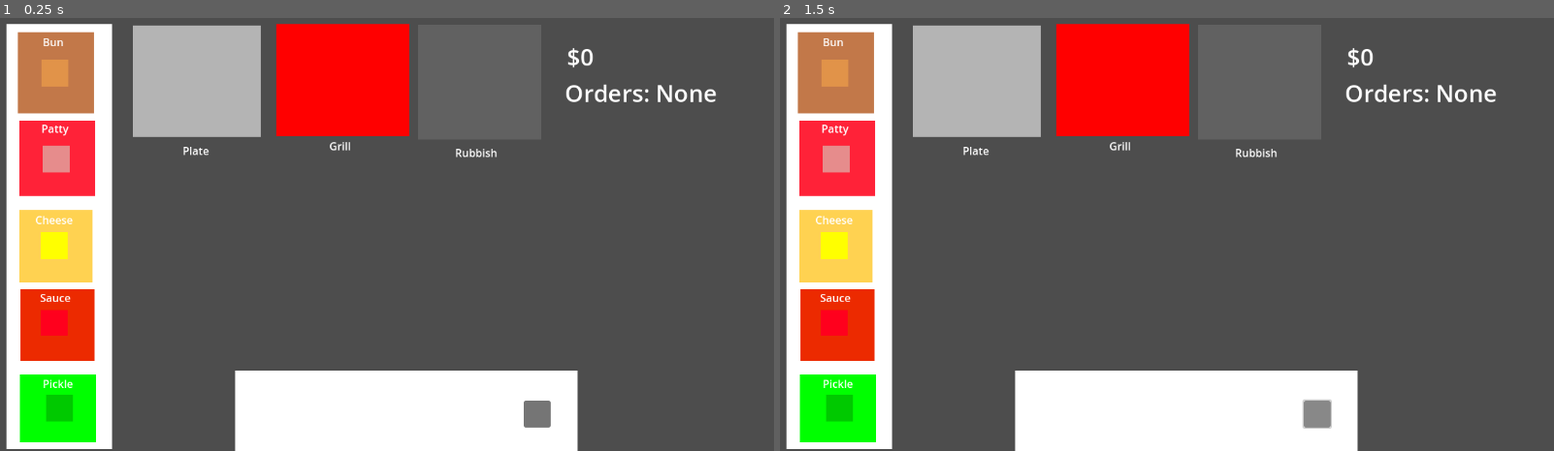
Above: before the commit, frames 1-2 (left to right).
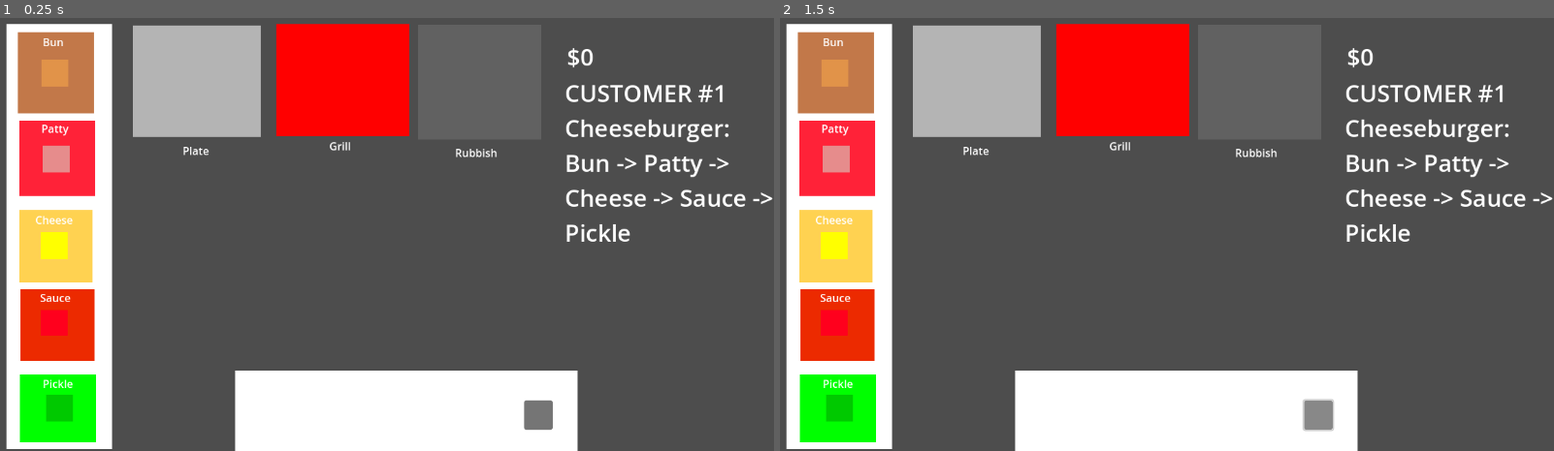
Above: after the commit, the same moments.

Repository: MooseGamerL/BananaPants
Game: Godot game, scene res://Scenes/main.tscn
The game is run twice, just before and just after one commit, with the same random seed, the same clock (stepped at 60 frames per second) and the same inputs.
Inputs (mouse positions are in pixels of both pictures, inside the frame that each line leads up to; where the layout moved, square brackets give the same spot in the first picture):
- Up to frame 1 (0.25 s): no input
- Up to frame 2 (1.5 s): click (1321, 416) [1314, 412] at 0.5 s; click (1321, 416) [1314, 412] at 1.25 s

The runs differ from the first frame. In frame 1, 1.8% of the frame differs, in the area x 67-100%, y 15-96%; in frame 2, 1.8%.

Commit message:
v1.9
added fixed order and resetting order

Diff:
--- a/Scenes/Main.gd
+++ b/Scenes/Main.gd
@@ -10,11 +10,13 @@
 
 @onready var plate: Plate = $Plate/Plate
 @onready var patty = $"Bins/Patty Bin/Patty"
+@onready var serve_button: Button = $"Counter/Serve Button"
 @onready var money_label: Label = $"Money Label"
-@onready var serve_button: Button = $ServeButton
-@onready var result_label: Label = $ResultLabel
+@onready var result_label: Label = $"Result Label"
+@onready var order_label: Label = $"Order Label"
 
 var money := 0
+var customer := 1
 var order_start_ms := 0
 
 func _ready() -> void:
@@ -25,6 +27,11 @@
 		print("connecting")
 		item.wasted.connect(on_item_wasted)
 	update_money()
+	start_order()
+
+func start_order() -> void:
+	order_label.text = "CUSTOMER #%d\nCheeseburger:\nBun -> Patty -> \nCheese -> Sauce -> \nPickle" % customer
+	order_start_ms = Time.get_ticks_msec()
 
 func on_item_wasted(cost: int) -> void:
 	money = max(0, money - cost)
@@ -41,6 +48,10 @@
 	var payout := score_order(patty.top_state, patty.bottom_state, stack, elapsed)
 	money += payout
 	update_money()
+	customer += 1
+	get_tree().call_group("draggables", "reset")
+	plate.new_round()
+	start_order()
 
 func update_money() -> void:
 	money_label.text = "$%d" % money
--- a/Scenes/main.tscn
+++ b/Scenes/main.tscn
@@ -6,10 +6,12 @@
 [ext_resource type="Script" uid="uid://bu1pdq377gy5n" path="res://Scripts/Plate.gd" id="2_8gbba"]
 [ext_resource type="Script" uid="uid://dwnfy5sy227wb" path="res://Scripts/Ingredient.gd" id="4_jjvhh"]
 
+[sub_resource type="RectangleShape2D" id="RectangleShape2D_8gbba"]
+
 [sub_resource type="RectangleShape2D" id="RectangleShape2D_jjgbg"]
 size = Vector2(198, 167)
 
-[sub_resource type="RectangleShape2D" id="RectangleShape2D_8gbba"]
+[sub_resource type="RectangleShape2D" id="RectangleShape2D_344ge"]
 
 [sub_resource type="RectangleShape2D" id="RectangleShape2D_jjvhh"]
 
@@ -20,11 +22,34 @@
 [sub_resource type="RectangleShape2D" id="RectangleShape2D_6bp64"]
 
 [sub_resource type="RectangleShape2D" id="RectangleShape2D_21xkr"]
-
-[sub_resource type="RectangleShape2D" id="RectangleShape2D_344ge"]
 
 [node name="Main" type="Node2D"]
 script = ExtResource("1_kry3j")
+
+[node name="Plate" type="ColorRect" parent="."]
+offset_left = 199.0
+offset_top = 14.0
+offset_right = 389.0
+offset_bottom = 180.0
+color = Color(0.707967, 0.707967, 0.707967, 1)
+
+[node name="Plate" type="Area2D" parent="Plate"]
+position = Vector2(95.065, 82.725)
+scale = Vector2(9.49, 8.3)
+script = ExtResource("2_8gbba")
+type = 1
+
+[node name="CollisionShape2D" type="CollisionShape2D" parent="Plate/Plate"]
+shape = SubResource("RectangleShape2D_8gbba")
+
+[node name="Label" type="Label" parent="Plate"]
+layout_mode = 0
+offset_left = 74.0
+offset_top = 175.0
+offset_right = 114.0
+offset_bottom = 224.0
+text = "Plate
+"
 
 [node name="Grill" type="ColorRect" parent="."]
 offset_left = 412.0
@@ -49,29 +74,29 @@
 text = "Grill
 "
 
-[node name="Plate" type="ColorRect" parent="."]
-offset_left = 199.0
-offset_top = 14.0
-offset_right = 389.0
-offset_bottom = 180.0
-color = Color(0.707967, 0.707967, 0.707967, 1)
-
-[node name="Plate" type="Area2D" parent="Plate"]
-position = Vector2(95.065, 82.725)
-scale = Vector2(9.49, 8.3)
-script = ExtResource("2_8gbba")
-type = 1
-
-[node name="CollisionShape2D" type="CollisionShape2D" parent="Plate/Plate"]
-shape = SubResource("RectangleShape2D_8gbba")
-
-[node name="Label" type="Label" parent="Plate"]
-layout_mode = 0
-offset_left = 74.0
-offset_top = 175.0
-offset_right = 114.0
-offset_bottom = 224.0
-text = "Plate
+[node name="Rubbish" type="ColorRect" parent="."]
+offset_left = 623.0
+offset_top = 13.0
+offset_right = 806.0
+offset_bottom = 184.0
+color = Color(0.381703, 0.381703, 0.381703, 1)
+
+[node name="Rubbish" type="Area2D" parent="Rubbish"]
+position = Vector2(91.61, 85.545)
+scale = Vector2(9.15, 8.55)
+script = ExtResource("1_bo1nx")
+type = 2
+
+[node name="CollisionShape2D" type="CollisionShape2D" parent="Rubbish/Rubbish"]
+shape = SubResource("RectangleShape2D_344ge")
+
+[node name="Label" type="Label" parent="Rubbish"]
+layout_mode = 0
+offset_left = 55.0
+offset_top = 179.0
+offset_right = 118.0
+offset_bottom = 228.0
+text = "Rubbish
 "
 
 [node name="Bins" type="ColorRect" parent="."]
@@ -253,6 +278,20 @@
 offset_right = 829.0
 offset_bottom = 646.0
 scale = Vector2(1.0657, 1.09005)
+
+[node name="Serve Button" type="Button" parent="Counter"]
+offset_left = 402.552
+offset_top = 41.2825
+offset_right = 442.552
+offset_bottom = 81.2825
+
+[node name="Order Label" type="Label" parent="."]
+offset_left = 841.0
+offset_top = 90.0
+offset_right = 1109.0
+offset_bottom = 303.0
+theme_override_font_sizes/font_size = 35
+text = "Orders: None"
 
 [node name="Money Label" type="Label" parent="."]
 offset_left = 844.0
@@ -263,48 +302,9 @@
 text = "Money: 0.00$
 "
 
-[node name="Rubbish" type="ColorRect" parent="."]
-offset_left = 623.0
-offset_top = 13.0
-offset_right = 806.0
-offset_bottom = 184.0
-color = Color(0.381703, 0.381703, 0.381703, 1)
-
-[node name="Rubbish" type="Area2D" parent="Rubbish"]
-position = Vector2(91.61, 85.545)
-scale = Vector2(9.15, 8.55)
-script = ExtResource("1_bo1nx")
-type = 2
-
-[node name="CollisionShape2D" type="CollisionShape2D" parent="Rubbish/Rubbish"]
-shape = SubResource("RectangleShape2D_344ge")
-
-[node name="Label" type="Label" parent="Rubbish"]
-layout_mode = 0
-offset_left = 55.0
-offset_top = 179.0
-offset_right = 118.0
-offset_bottom = 228.0
-text = "Rubbish
-"
-
-[node name="ServeButton" type="Button" parent="."]
-offset_left = 780.0
-offset_top = 573.0
-offset_right = 820.0
-offset_bottom = 613.0
-
-[node name="Order Label" type="Label" parent="."]
-offset_left = 841.0
-offset_top = 90.0
-offset_right = 1241.0
-offset_bottom = 190.0
+[node name="Result Label" type="Label" parent="."]
+offset_left = 394.0
+offset_top = 271.0
+offset_right = 642.0
+offset_bottom = 455.0
 theme_override_font_sizes/font_size = 35
-text = "Orders: None"
-
-[node name="ResultLabel" type="Label" parent="."]
-offset_left = 846.0
-offset_top = 218.0
-offset_right = 1094.0
-offset_bottom = 402.0
-theme_override_font_sizes/font_size = 35
--- a/Scripts/Draggable.gd
+++ b/Scripts/Draggable.gd
@@ -65,6 +65,14 @@
 func return_home() -> void:
 	global_position = home
 
+func reset() -> void:
+	leave_plate()
+	pressed = false
+	dragging = false
+	z_index = 0
+	return_home()
+	reset_extra()
+
 func join_plate(_plate: Plate) -> void:
 	print("join_plate")
 	if plate != _plate:
@@ -100,6 +108,7 @@
 	return name
 
 func ready_extra() -> void: pass
+func reset_extra() -> void: pass
 func on_drag_started() -> void: pass
 func on_clicked() -> void: pass
 func on_dropped_outside() -> void: pass
--- a/Scripts/Patty.gd
+++ b/Scripts/Patty.gd
@@ -85,10 +85,16 @@
 	print ("[%s] top=%s bottom=%s (down=%s, on_grill=%s)" % [
 		tag, STATE_NAMES[top_state], STATE_NAMES[bottom_state], down, on_grill])
 
-func reset_to_bin() -> void:
-	return_home()
+func reset_cookstate() -> void:
 	on_grill = false
 	top_state = CookState.RAW
 	bottom_state = CookState.RAW
 	is_flipped = false
 	update_visual()
+
+func reset_to_bin() -> void:
+	reset_cookstate()
+	return_home()
+
+func reset_extra() -> void:
+	reset_cookstate()
--- a/Scripts/Plate.gd
+++ b/Scripts/Plate.gd
@@ -21,6 +21,10 @@
 		_item.z_index = 0
 		log_items()
 
+func new_round() -> void:
+	items.clear()
+	next_z = 1
+
 func stack_names() -> Array:
 	return items.map(func(i): return i.item_name())
 
